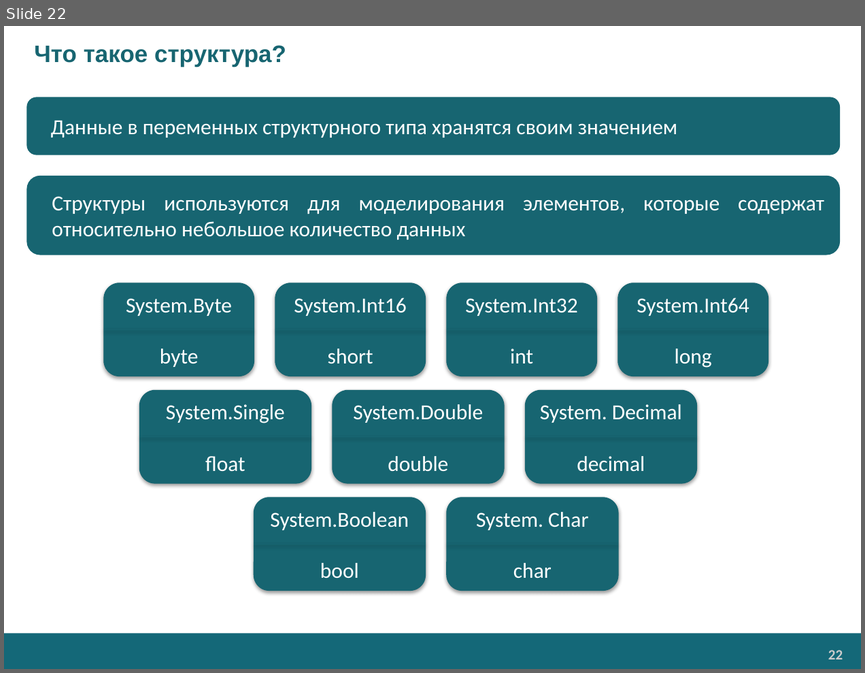
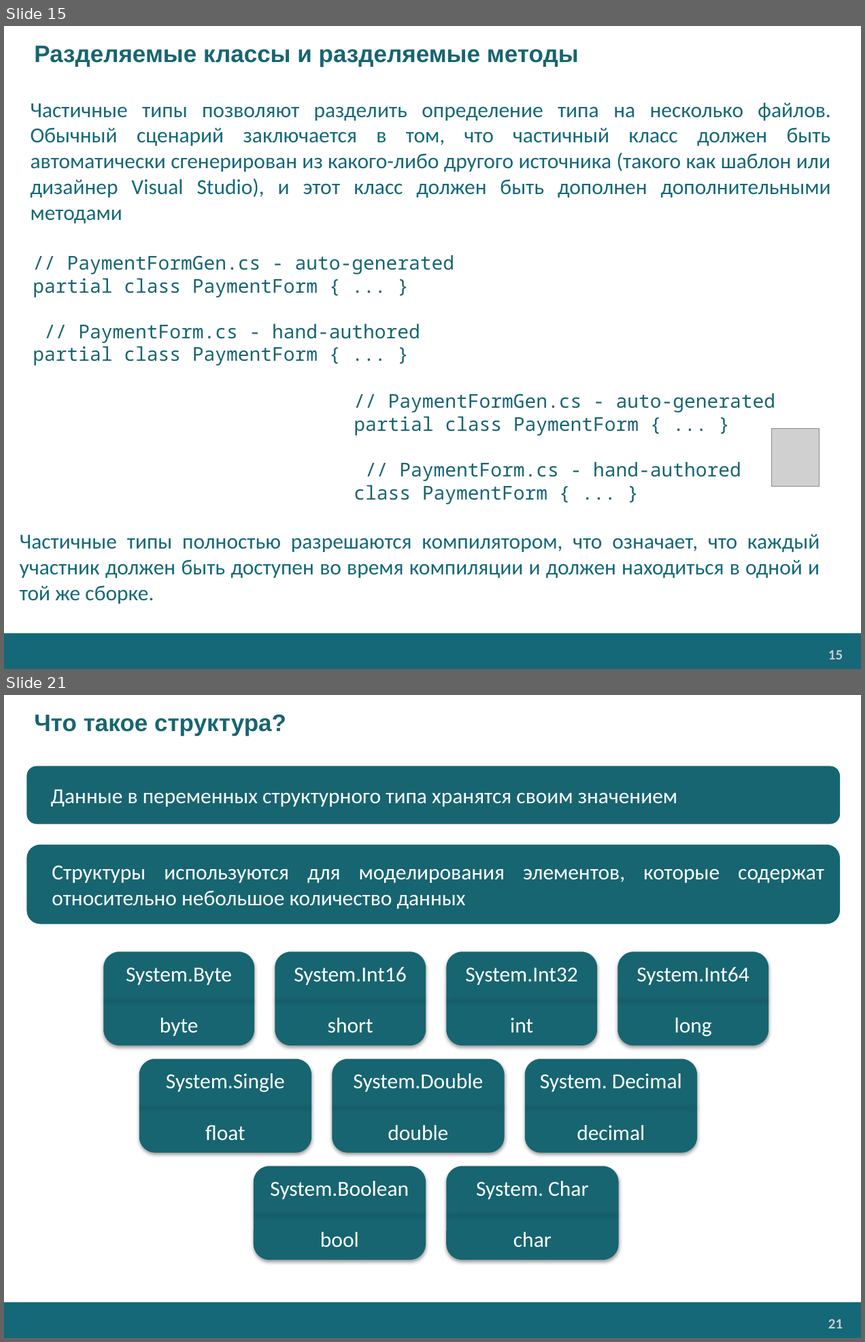
Before and after one commit to EPM-RD-NETLAB/.NET-Framework-modules, a slide deck: M3. Types/Types (RU).pptx. Shown one above the other, each under a label of ours: slide 22 before the commit, slides 15 and 21 after it; the slides between them are not shown. The pictures are 865x673 and 865x1342 pixels, drawn with LibreOffice and Linux fonts; fonts in the diff are those of the drawing; grey boxes stand for pictures; background and template pictures are left out. Boxes give left, top, right and bottom in pixels: in the first picture for what was removed or moved away, otherwise in the second. Text is boxed around its words. In the diff, an @@ line names an element or a change of style, - is before the commit and + after.

```diff
--- a/M3. Types/Types (RU).pptx
+++ b/M3. Types/Types (RU).pptx
@@ slide 15 added at (4, 26, 861, 669), background #FFFFFF; not listed: 2 template elements that a slide beside it also shows @@
@@ title added at (34, 46, 579, 67), 20 pt, text #176571, bold @@
+Разделяемые классы и разделяемые методы
@@ group added at (20, 102, 831, 603): 2 flow chart documents, 2 texts, 1 picture @@
+// PaymentFormGen.cs - auto-generated
+partial class PaymentForm { ... }
+// PaymentForm.cs - hand-authored
+partial class PaymentForm { ... }
+// PaymentFormGen.cs - auto-generated
+partial class PaymentForm { ... }
+// PaymentForm.cs - hand-authored
+class PaymentForm { ... }
+Частичные типы позволяют разделить определение типа на несколько файлов. Обычный сценарий заключается в том, что частичный класс должен быть автоматически сгенерирован из какого-либо другого источника (такого как шаблон или дизайнер Visual Studio), и этот класс должен быть дополнен дополнительными методами
+Частичные типы полностью разрешаются компилятором, что означает, что каждый участник должен быть доступен во время компиляции и должен находиться в одной и той же сборке.
@@ what was slide 22 is now slide 21 @@
@@ page number at (828, 1319, 842, 1328): text changed @@
-22
+21
```
Also in this commit, not shown: 12 slides changed, 7 other slides added, 9 slides removed, 5 other files.
